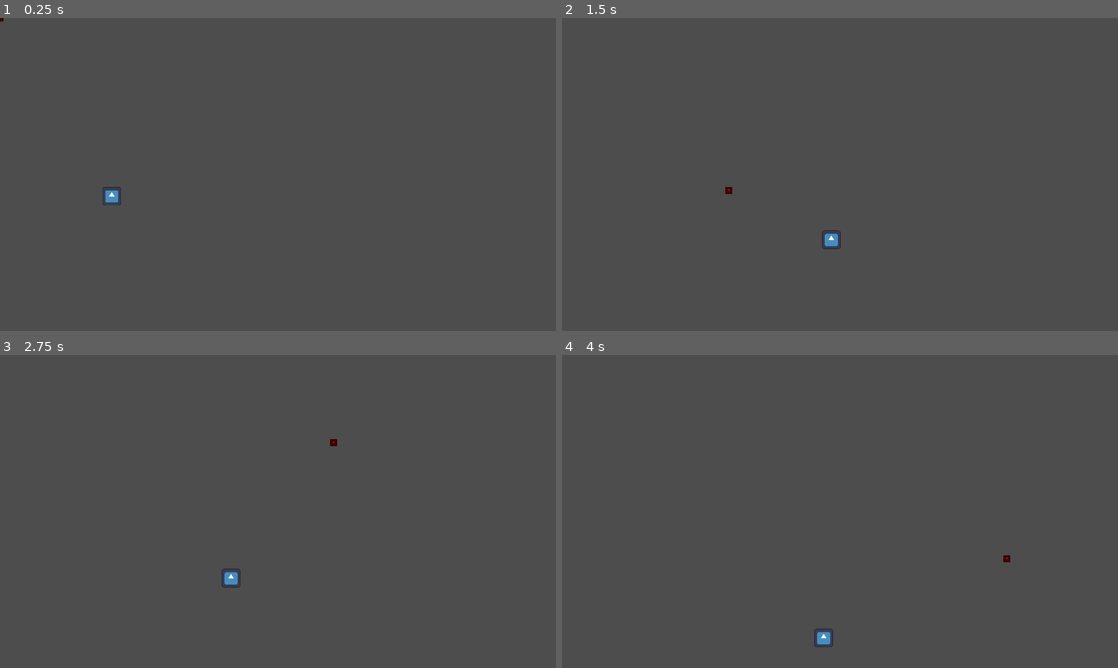
Above: before the commit, frames 1-4 (two rows, left to right).
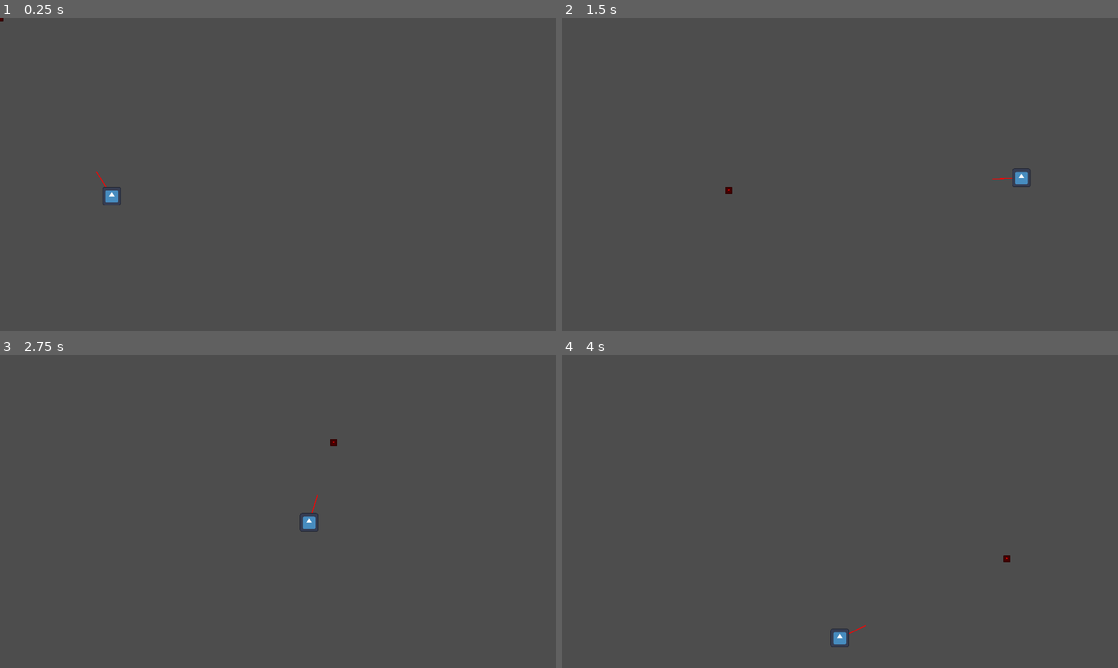
Above: after the commit, the same moments.

Repository: leogeier/ggj24-lasercats
Game: Godot game, scene res://main.tscn
Two runs of this game, one before a commit and one after it. Both use one fixed random seed, a clock stepped at 60 frames per second and the inputs below. The engine's default icon, where the game draws it, is replaced by a stand-in: a white triangle on a blue panel in a dark square.
Inputs (mouse positions are in pixels of both pictures, inside the frame that each line leads up to):
- Up to frame 1 (0.25 s): no input
- Up to frame 2 (1.5 s): move the mouse to (962, 158) at 0.52 s; move the mouse to (728, 190) at 1.27 s
- Up to frame 3 (2.75 s): move the mouse to (333, 442) at 2.02 s
- Up to frame 4 (4 s): move the mouse to (812, 574) at 2.77 s; move the mouse to (1006, 558) at 3.52 s

The runs differ from the first frame. In frame 1, less than 0.1% of the frame differs, in the area x 17-20%, y 49-54%; in frame 2, 0.3%; in frame 3, 0.3%; in frame 4, 0.3%, in the area x 45-55%, y 86-94%.

Commit message:
more cat progress

Diff:
--- a/game/project.godot
+++ b/game/project.godot
@@ -24,7 +24,7 @@
 [layer_names]
 
 2d_physics/layer_1="ground"
-2d_physics/layer_2="Layer 2"
+2d_physics/layer_2="laser"
 
 [physics]
 
--- a/game/scenes/cat/cat.gd
+++ b/game/scenes/cat/cat.gd
@@ -1,4 +1,7 @@
 extends RigidBody2D
+
+@export var horizontal_forward_force = 10000
+@export var jump_force = 3000
 
 var last_laser_pointer_position = Vector2.ZERO
 
@@ -9,15 +12,46 @@
 func is_on_ground():
 	return not %GroundCheck.get_overlapping_bodies().is_empty()
 
+func is_laser_close():
+	return not %LaserCheck.get_overlapping_areas().is_empty()
+
+var impulse_cooldown = false
+func is_jump_cooldown_complete():
+	return $JumpTimer.is_stopped() and not impulse_cooldown
+
+func start_jump_cooldown():
+	$JumpTimer.start()
+
+func start_impulse_cooldown():
+	impulse_cooldown = true
+	await get_tree().create_timer(.1).timeout
+	impulse_cooldown = false
+
+func _draw():
+	var dir = position.direction_to(last_laser_pointer_position)
+	draw_line(Vector2.ZERO, dir * 100, Color.RED, 3)
+
 func _on_laser_pointer_position_changed(pos):
 	last_laser_pointer_position = pos
 
-func _physics_process(delta):
+func _integrate_forces(state):
 	var laser_dir = position.direction_to(last_laser_pointer_position)
-	var force = Vector2()
-	force.x = laser_dir.x * 600000 if is_on_ground() else 0
-	force.y = -4000000 if is_on_ground() and laser_dir.y < -0.8 else 0
-	apply_central_force(delta * force)
+	var force = Vector2.ZERO
+	force.x = laser_dir.x * horizontal_forward_force if is_on_ground() else 0
+	state.apply_central_force(force)
+	if is_on_ground() and not is_laser_close() and is_jump_cooldown_complete() and laser_dir.y < -0.8:
+		#print("here", impulse_cooldown)
+		state.apply_central_impulse(Vector2(0, -jump_force))
+		start_impulse_cooldown()
+
+var was_on_ground = true
+func _physics_process(_delta):
+	if is_on_ground() and not was_on_ground:
+		start_jump_cooldown()
+	was_on_ground = is_on_ground()
+
+func _process(_delta):
+	queue_redraw()
 
 func _ready():
 	get_tree().get_first_node_in_group("laserpointer").position_changed.connect(_on_laser_pointer_position_changed)
--- a/game/scenes/cat/cat.tscn
+++ b/game/scenes/cat/cat.tscn
@@ -7,11 +7,17 @@
 radius = 33.0151
 
 [sub_resource type="RectangleShape2D" id="RectangleShape2D_xupk3"]
-size = Vector2(64, 7)
+size = Vector2(64, 1)
+
+[sub_resource type="CapsuleShape2D" id="CapsuleShape2D_fi3d3"]
+radius = 69.0
+height = 166.0
 
 [node name="Cat" type="RigidBody2D"]
 position = Vector2(1, 0)
+can_sleep = false
 lock_rotation = true
+continuous_cd = 2
 script = ExtResource("1_mcim8")
 
 [node name="Icon" type="Sprite2D" parent="."]
@@ -25,5 +31,18 @@
 unique_name_in_owner = true
 
 [node name="CollisionShape2D" type="CollisionShape2D" parent="GroundCheck"]
-position = Vector2(0, 37.5)
+position = Vector2(0, 34.5)
 shape = SubResource("RectangleShape2D_xupk3")
+
+[node name="LaserCheck" type="Area2D" parent="."]
+unique_name_in_owner = true
+collision_layer = 2
+collision_mask = 2
+
+[node name="CollisionShape2D" type="CollisionShape2D" parent="LaserCheck"]
+position = Vector2(-2, -31)
+shape = SubResource("CapsuleShape2D_fi3d3")
+
+[node name="JumpTimer" type="Timer" parent="."]
+wait_time = 0.207
+one_shot = true
--- a/game/scenes/laserpointer/laserpointer.gd
+++ b/game/scenes/laserpointer/laserpointer.gd
@@ -1,11 +1,24 @@
 extends Node2D
 
 signal position_changed(pos)
+
+var velocity = 0
+var last_position = Vector2.ZERO
 
 func _input(event):
 	if event is InputEventMouseMotion:
 		position = event.position
 		position_changed.emit(get_laser_position())
 
+var _laser_line = Vector2.ZERO
+func _draw():
+	draw_line(Vector2.ZERO, _laser_line, Color.RED, 2)
+
 func get_laser_position():
 	return position
+
+func _physics_process(_delta):
+	_laser_line = last_position - get_laser_position()
+	queue_redraw()
+	velocity = get_laser_position().distance_to(last_position)
+	last_position = get_laser_position()
--- a/game/scenes/laserpointer/laserpointer.tscn
+++ b/game/scenes/laserpointer/laserpointer.tscn
@@ -1,7 +1,9 @@
-[gd_scene load_steps=3 format=3 uid="uid://ciacvo6retlhy"]
+[gd_scene load_steps=4 format=3 uid="uid://ciacvo6retlhy"]
 
 [ext_resource type="Script" path="res://scenes/laserpointer/laserpointer.gd" id="1_hi5rs"]
 [ext_resource type="Texture2D" uid="uid://b81n7ug8kyjut" path="res://icon.svg" id="1_vcs7j"]
+
+[sub_resource type="CircleShape2D" id="CircleShape2D_jcy0p"]
 
 [node name="Laserpointer" type="Node2D" groups=["laserpointer"]]
 script = ExtResource("1_hi5rs")
@@ -10,3 +12,11 @@
 modulate = Color(1, 0, 0, 1)
 scale = Vector2(0.1875, 0.1875)
 texture = ExtResource("1_vcs7j")
+
+[node name="Area2D" type="Area2D" parent="."]
+collision_layer = 2
+collision_mask = 2
+monitoring = false
+
+[node name="CollisionShape2D" type="CollisionShape2D" parent="Area2D"]
+shape = SubResource("CircleShape2D_jcy0p")
Not shown: 1 places in game/scenes/cat/cat.tscn that only renumber resources
